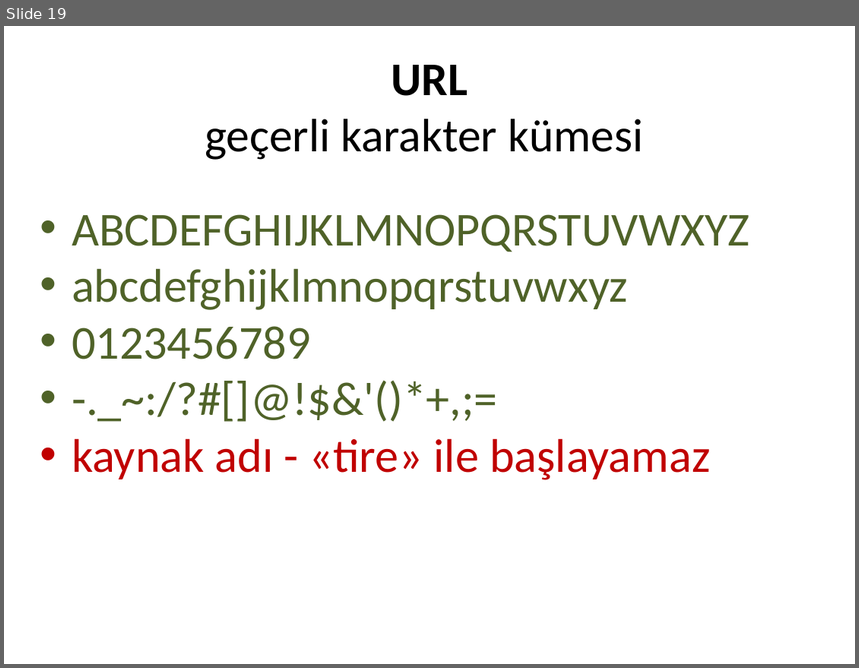
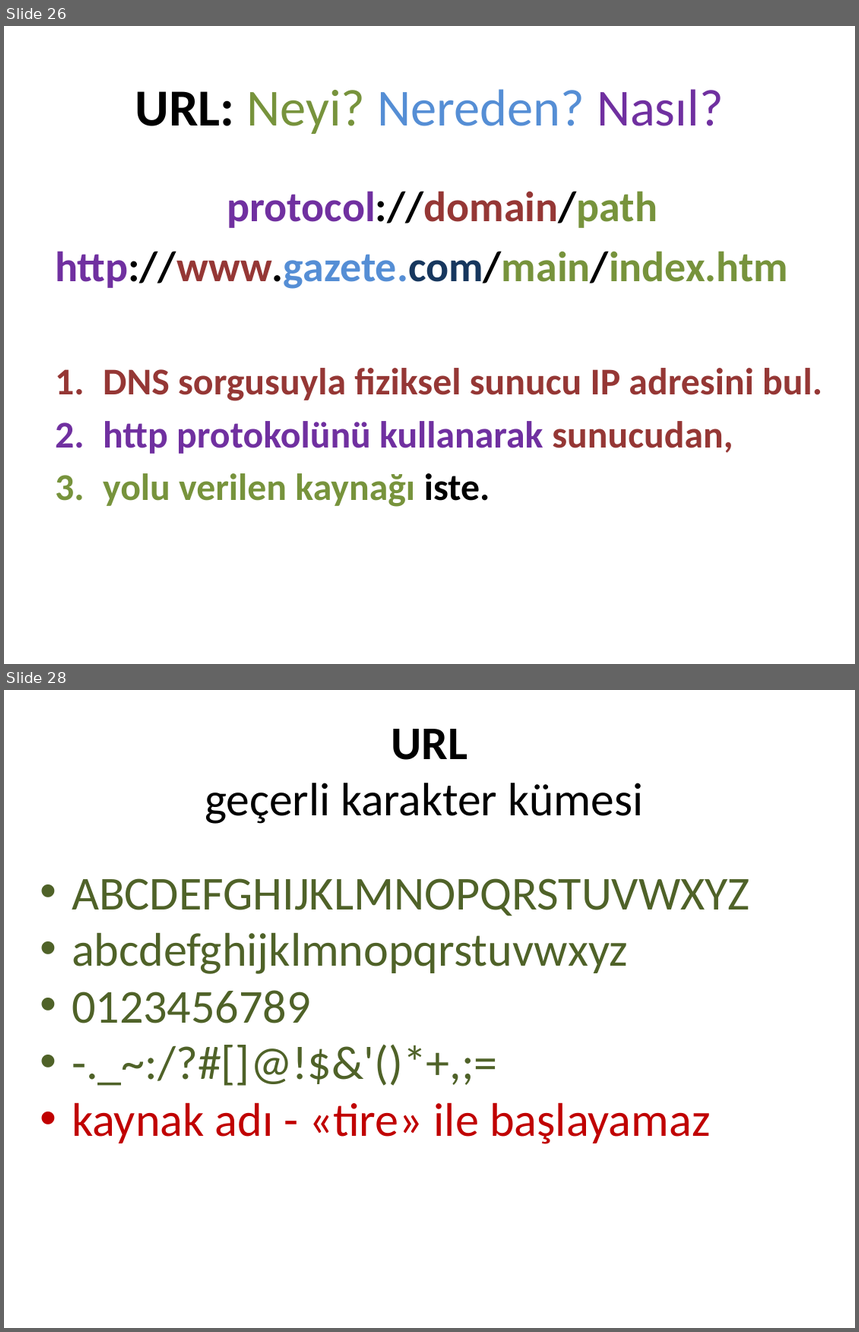
Before and after one commit to cemmerven/attrac, a slide deck: AttendanceTracker/Web Adresi.pptx. Shown one above the other, each under a label of ours: slide 19 before the commit, slides 26 and 28 after it; the slides between them are not shown. The pictures are 859x668 and 859x1332 pixels, drawn with LibreOffice and Linux fonts; fonts in the diff are those of the drawing. Boxes give left, top, right and bottom in pixels: in the first picture for what was removed or moved away, otherwise in the second. Text is boxed around its words. In the diff, an @@ line names an element or a change of style, - is before the commit and + after.

```diff
--- a/AttendanceTracker/Web Adresi.pptx
+++ b/AttendanceTracker/Web Adresi.pptx
@@ slide 26 added at [4, 26, 855, 664], background #FFFFFF @@
@@ title added at [135, 89, 724, 134], 44 pt, text #558ED5 @@
+URL: Neyi? Nereden? Nasıl?
@@ text added at [55, 191, 823, 507], 32 pt, text #953735, bold @@
+protocol://domain/path
+http://www.gazete.com/main/index.htm
+1. DNS sorgusuyla fiziksel sunucu IP adresini bul.
+2. http protokolünü kullanarak sunucudan,
+3. yolu verilen kaynağı iste.
@@ what was slide 19 is now slide 28 @@
```
Also in this commit, not shown: 2 slides changed, 8 other slides added, 7 other files.
